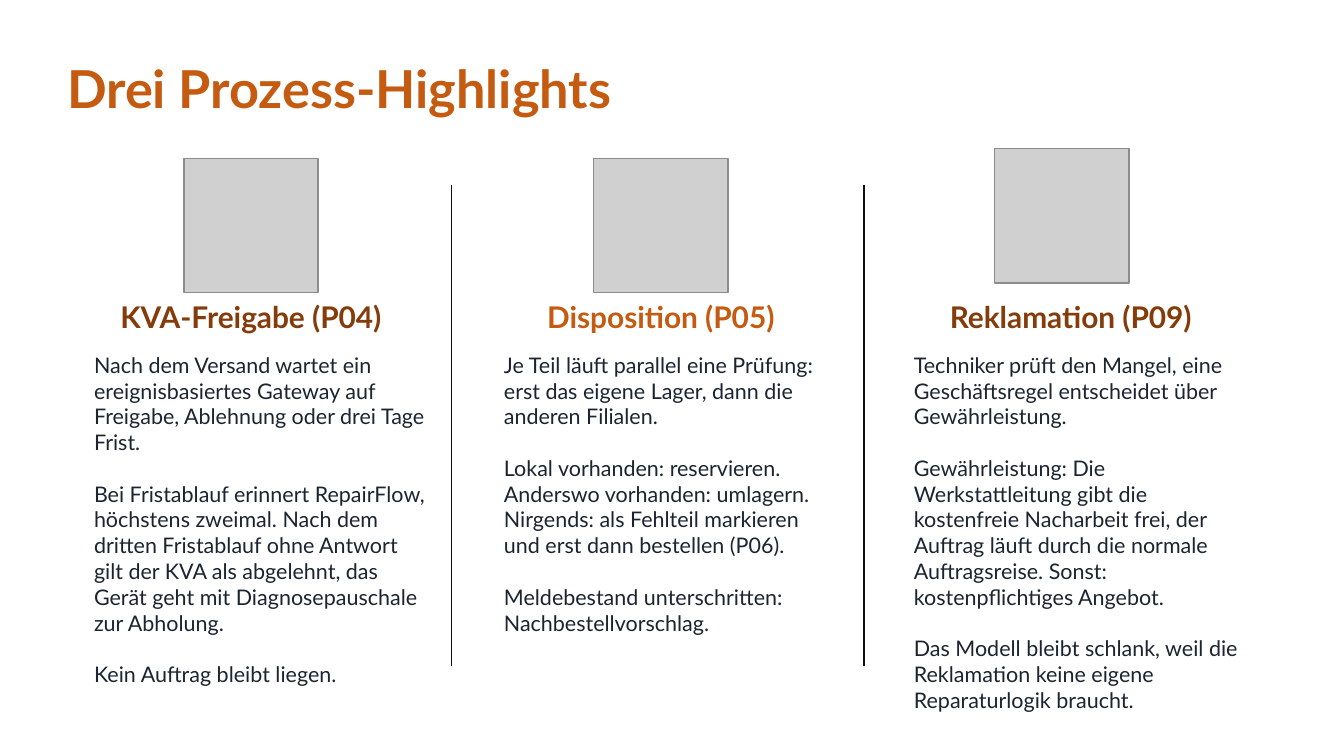
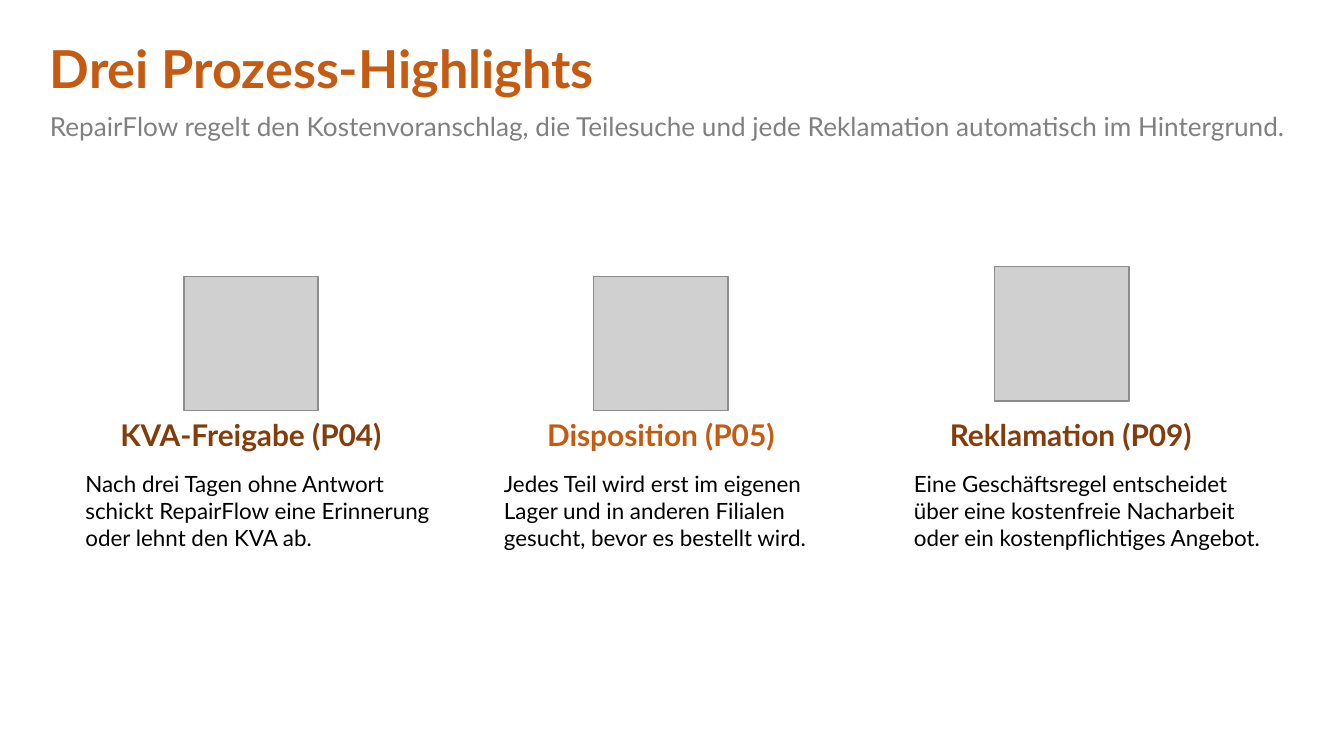
Before and after one commit to jakobschwan123-cmd/casestudy-semester-3, a slide deck: slide 8 of 4_praesentation/Abschlusspraesentation.pptx (slide 7 before the commit). Drawn at 1344x756 pixels with LibreOffice and Linux fonts; fonts in the diff are those of the drawing; grey boxes stand for pictures. Boxes give left, top, right and bottom in pixels: in the first picture for what was removed or moved away, otherwise in the second. Text is boxed around its words. In the diff, an @@ line names an element or a change of style, - is before the commit and + after.

```diff
--- a/4_praesentation/Abschlusspraesentation.pptx
+++ b/4_praesentation/Abschlusspraesentation.pptx
@@ text at <box>50,49,594,98</box>: more space between paragraphs @@
@@ text "Drei Prozess-Highlights": place and size @@
-text "Drei Prozess-Highlights" at <box>67,69,611,118</box>
+text "Drei Prozess-Highlights" at <box>50,49,1284,141</box>
@@ text "Drei Prozess-Highlights" at <box>50,49,1284,141</box>: vertical alignment middle to top @@
@@ text at <box>50,117,1284,141</box>: paragraph added @@
+RepairFlow regelt den Kostenvoranschlag, die Teilesuche und jede Reklamation automatisch im Hintergrund.
@@ picture removed at <box>995,149,1129,284</box> @@
@@ picture removed at <box>184,159,319,293</box> @@
@@ picture removed at <box>594,159,728,293</box> @@
@@ line removed from (452, 185) to (452, 665) @@
@@ line removed from (864, 185) to (864, 665) @@
@@ picture added at <box>995,266,1129,401</box> @@
@@ picture added at <box>184,277,319,411</box> @@
@@ picture added at <box>594,277,728,411</box> @@
@@ text "KVA-Freigabe (P04)": place and size @@
-text "KVA-Freigabe (P04)" at <box>120,304,381,334</box>
+text "KVA-Freigabe (P04)" at <box>120,422,381,452</box>
@@ text "Disposition (P05)": place and size @@
-text "Disposition (P05)" at <box>547,304,774,333</box>
+text "Disposition (P05)" at <box>547,422,774,451</box>
@@ text "Reklamation (P09)": place and size @@
-text "Reklamation (P09)" at <box>950,304,1191,333</box>
+text "Reklamation (P09)" at <box>950,422,1191,451</box>
@@ text at <box>85,475,430,546</box>: text changed; size 11.5 to 12 pt; text colour #1B2430 to #000000 @@
-Nach dem Versand wartet ein ereignisbasiertes Gateway auf Freigabe, Ablehnung oder drei Tage Frist.
-Bei Fristablauf erinnert RepairFlow, höchstens zweimal. Nach dem dritten Fristablauf ohne Antwort gilt der KVA als abgelehnt, das Gerät geht mit Diagnosepauschale zur Abholung.
-Kein Auftrag bleibt liegen.
+Nach drei Tagen ohne Antwort schickt RepairFlow eine Erinnerung oder lehnt den KVA ab.
@@ text at <box>504,475,805,550</box>: text changed; size 11.5 to 12 pt; text colour #1B2430 to #000000 @@
-Je Teil läuft parallel eine Prüfung: erst das eigene Lager, dann die anderen Filialen.
-Lokal vorhanden: reservieren. Anderswo vorhanden: umlagern. Nirgends: als Fehlteil markieren und erst dann bestellen (P06).
-Meldebestand unterschritten: Nachbestellvorschlag.
+Jedes Teil wird erst im eigenen Lager und in anderen Filialen gesucht, bevor es bestellt wird.
@@ text at <box>914,475,1260,550</box>: text changed; size 11.5 to 12 pt; text colour #1B2430 to #000000 @@
-Techniker prüft den Mangel, eine Geschäftsregel entscheidet über Gewährleistung.
-Gewährleistung: Die Werkstattleitung gibt die kostenfreie Nacharbeit frei, der Auftrag läuft durch die normale Auftragsreise. Sonst: kostenpflichtiges Angebot.
-Das Modell bleibt schlank, weil die Reklamation keine eigene Reparaturlogik braucht.
+Eine Geschäftsregel entscheidet über eine kostenfreie Nacharbeit oder ein kostenpflichtiges Angebot.
```
Also in this commit, not shown: 13 other slides changed, 14 slides added, 3 slides removed.
